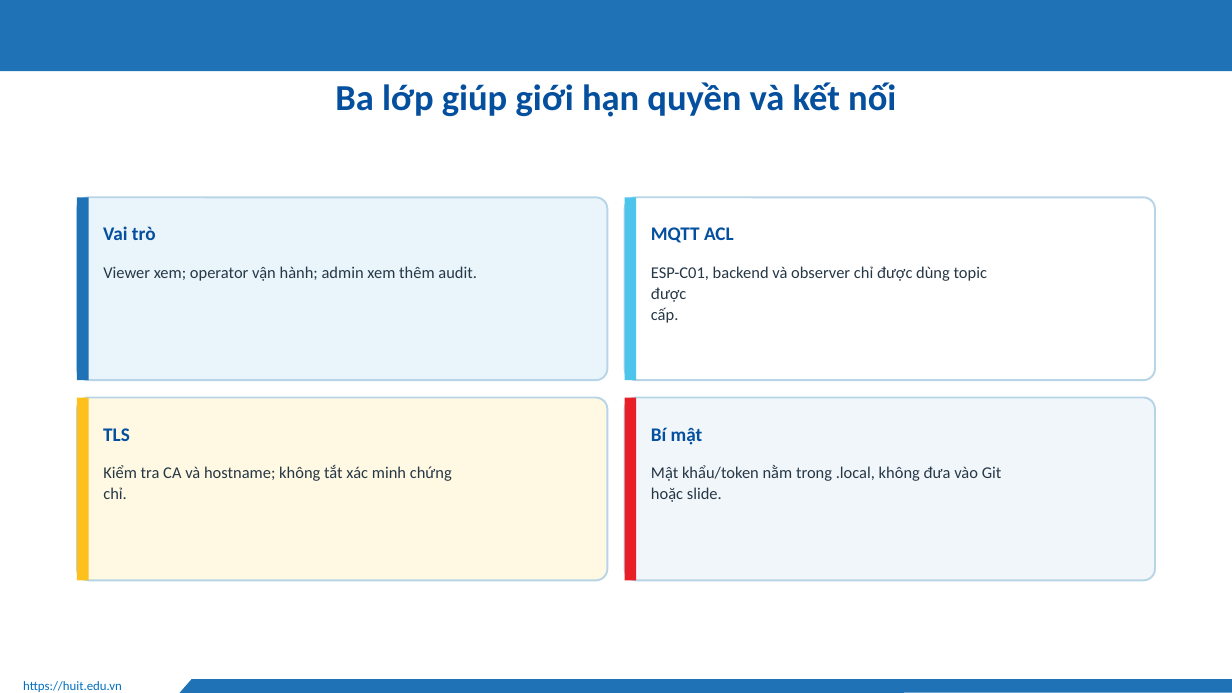
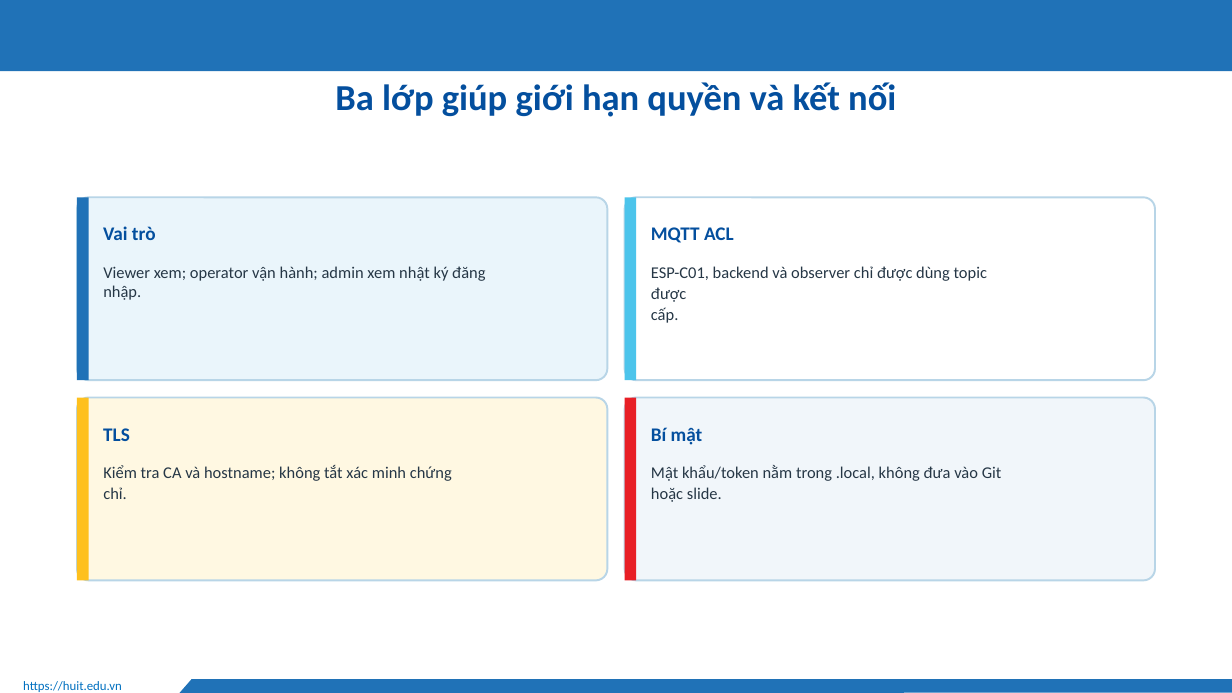
Before and after one commit to Huuloc123456/khoguard-iot, a slide deck: slide 23 of docs/slides/KhoGuard-thuyet-trinh.pptx (slide 20 before the commit). Drawn at 1232x693 pixels with LibreOffice and Linux fonts; fonts in the diff are those of the drawing; background and template pictures are left out. Boxes give left, top, right and bottom in pixels: in the first picture for what was removed or moved away, otherwise in the second. Text is boxed around its words. In the diff, an @@ line names an element or a change of style, - is before the commit and + after.

```diff
--- a/docs/slides/KhoGuard-thuyet-trinh.pptx
+++ b/docs/slides/KhoGuard-thuyet-trinh.pptx
@@ text at (x1=103, y1=266, x2=485, y2=300): text changed @@
-Viewer xem; operator vận hành; admin xem thêm audit.
+Viewer xem; operator vận hành; admin xem nhật ký đăng nhập.
```
Also in this commit, not shown: 17 other slides changed, 4 slides added, 7 other files.
